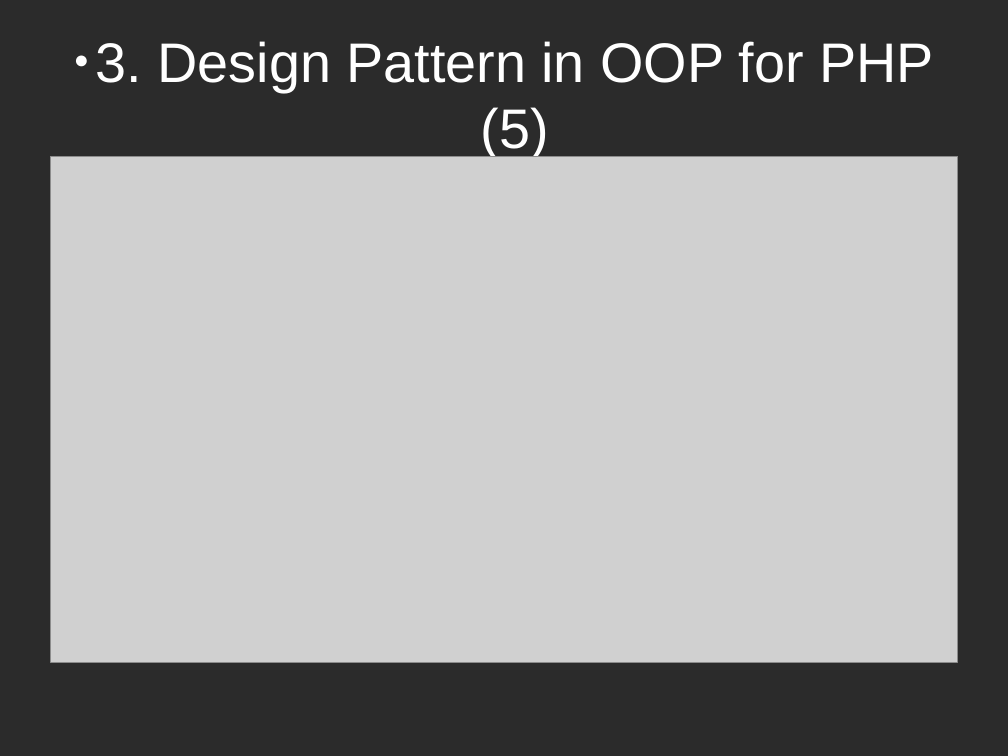
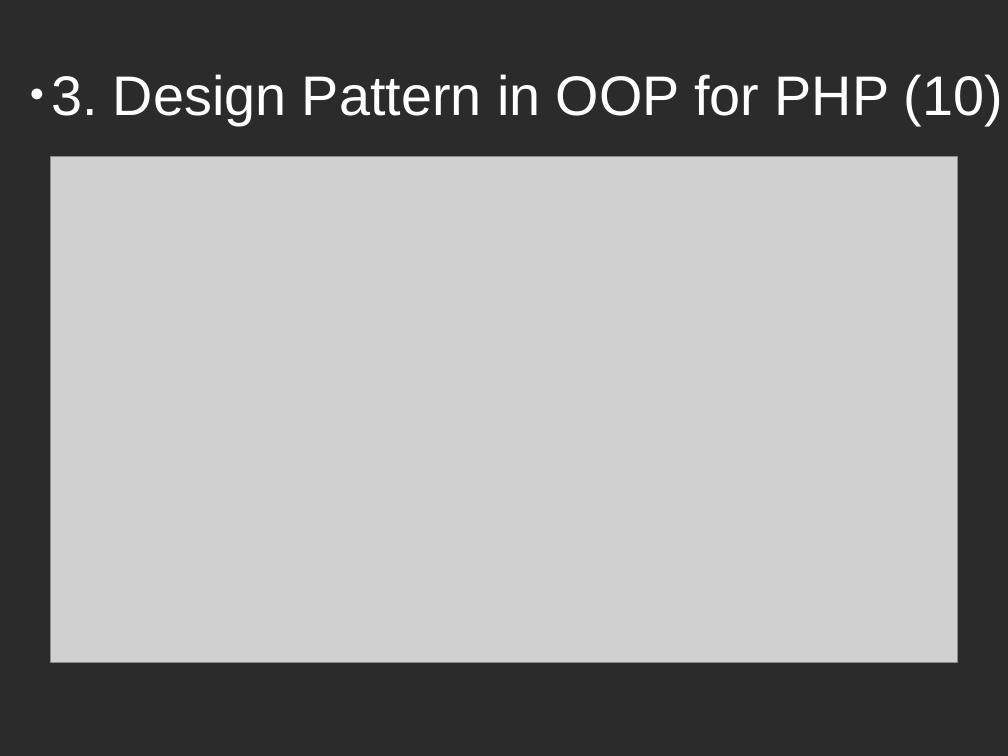
Before and after one commit to huongvt789/design-parttern, a slide deck: slide 14 of design-pattern.odp (slide 5 before the commit). Drawn at 1008x756 pixels with LibreOffice and Linux fonts; fonts in the diff are those of the drawing; grey boxes stand for pictures; background and template pictures are left out; a plain dark background stands for a picture behind light text. Boxes give left, top, right and bottom in pixels: in the first picture for what was removed or moved away, otherwise in the second. Text is boxed around its words. In the diff, an @@ line names an element or a change of style, - is before the commit and + after.

```diff
--- a/design-pattern.odp
+++ b/design-pattern.odp
@@ title at (x1=51, y1=74, x2=1003, y2=125): text changed @@
-● 3. Design Pattern in OOP for PHP (5)
+● 3. Design Pattern in OOP for PHP (10)
```
Also in this commit, not shown: 3 other slides changed, 11 slides added, 1 other file.
